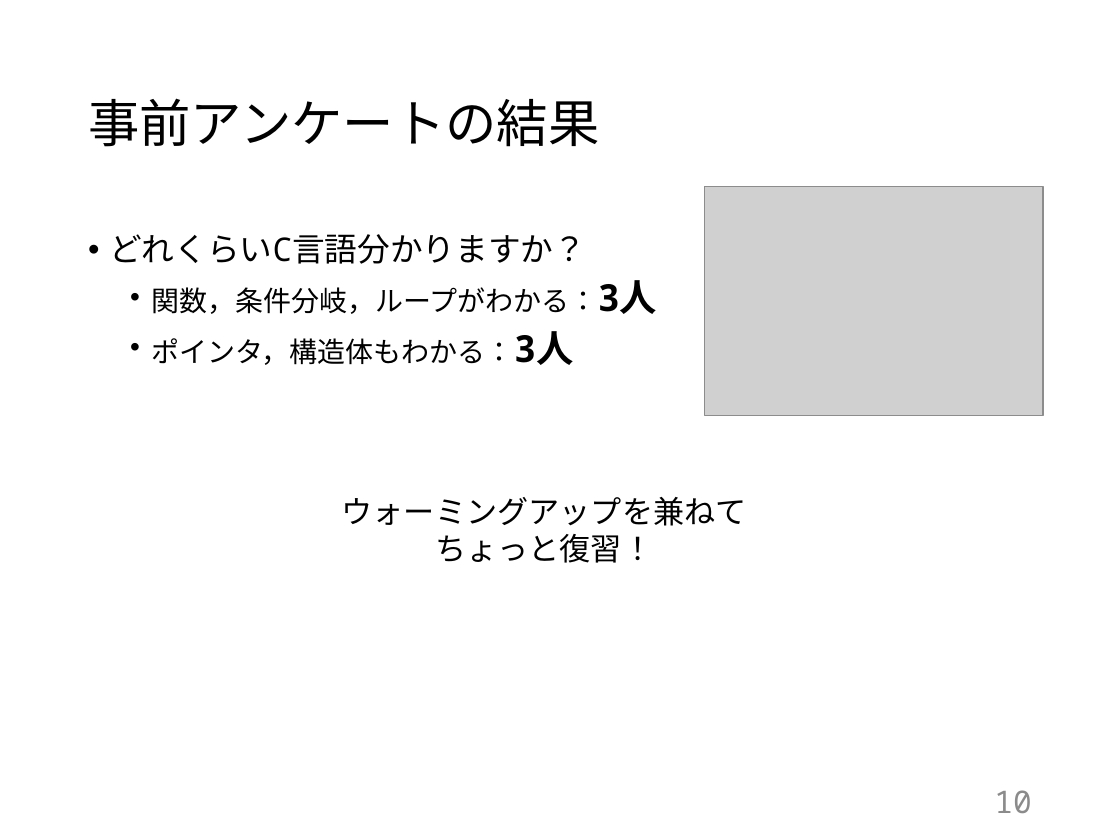
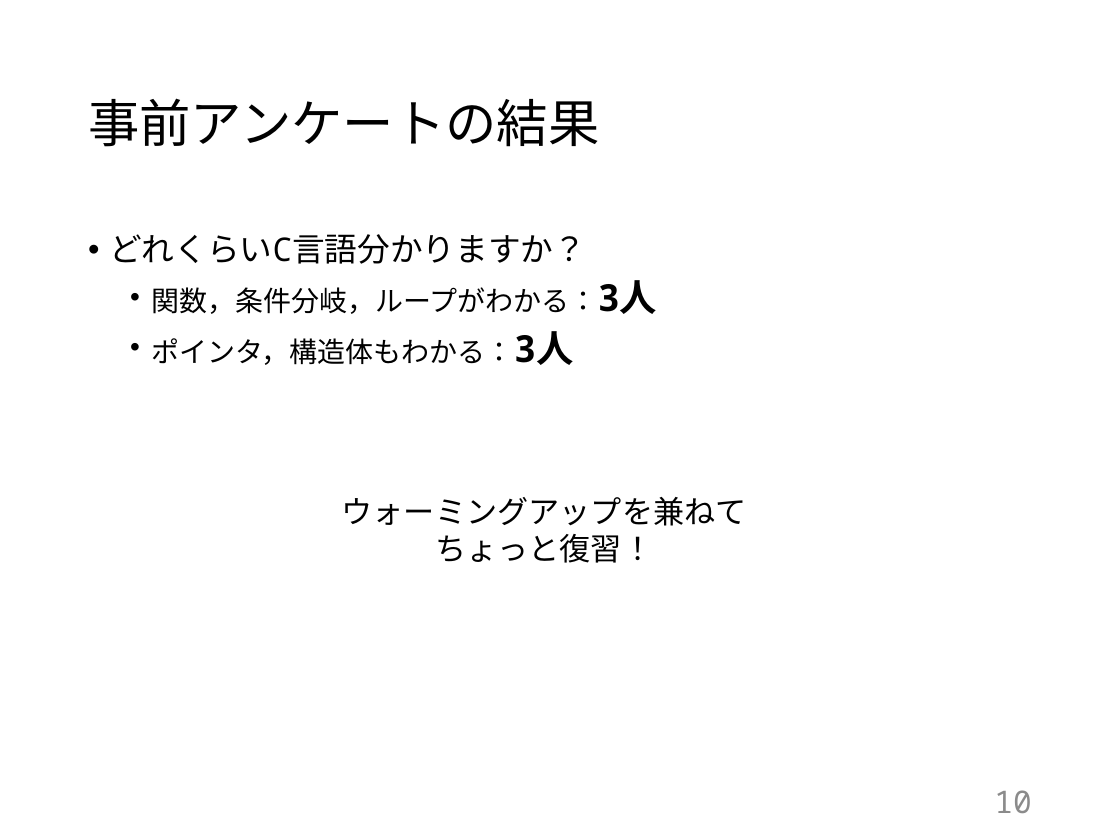
Before and after one commit to tabae/C_training, a slide deck: slide 10 of slides/slide.pptx. Drawn at 1120x840 pixels with LibreOffice and Linux fonts; fonts in the diff are those of the drawing; grey boxes stand for pictures. Boxes give left, top, right and bottom in pixels: in the first picture for what was removed or moved away, otherwise in the second. Text is boxed around its words. In the diff, an @@ line names an element or a change of style, - is before the commit and + after.

Commit message:
[Slide] Remove images

```diff
--- a/slides/slide.pptx
+++ b/slides/slide.pptx
@@ picture removed at (704,186,1043,414) @@
```
Also in this commit, not shown: 11 other slides changed, 1 other file.
